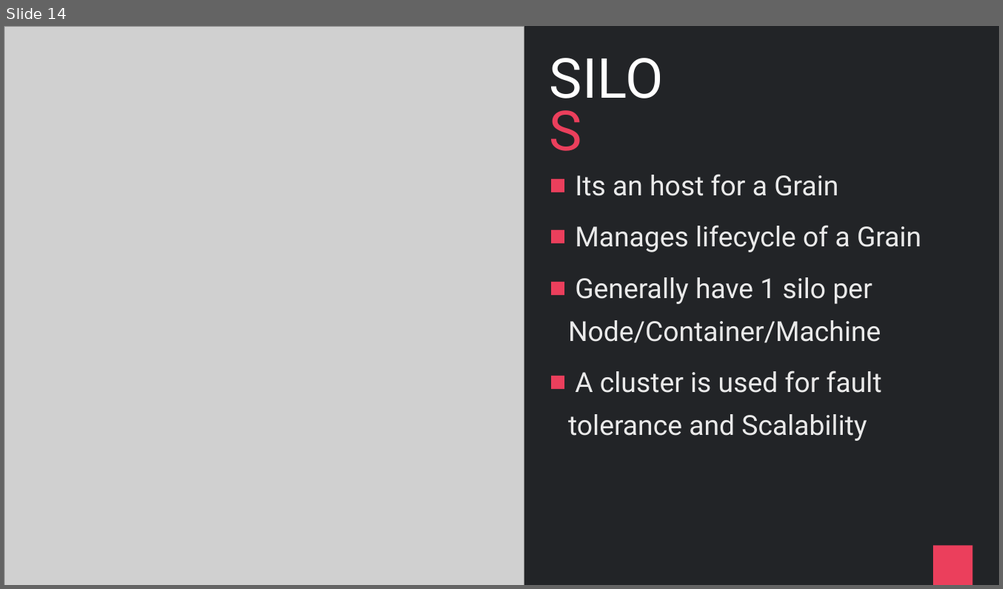
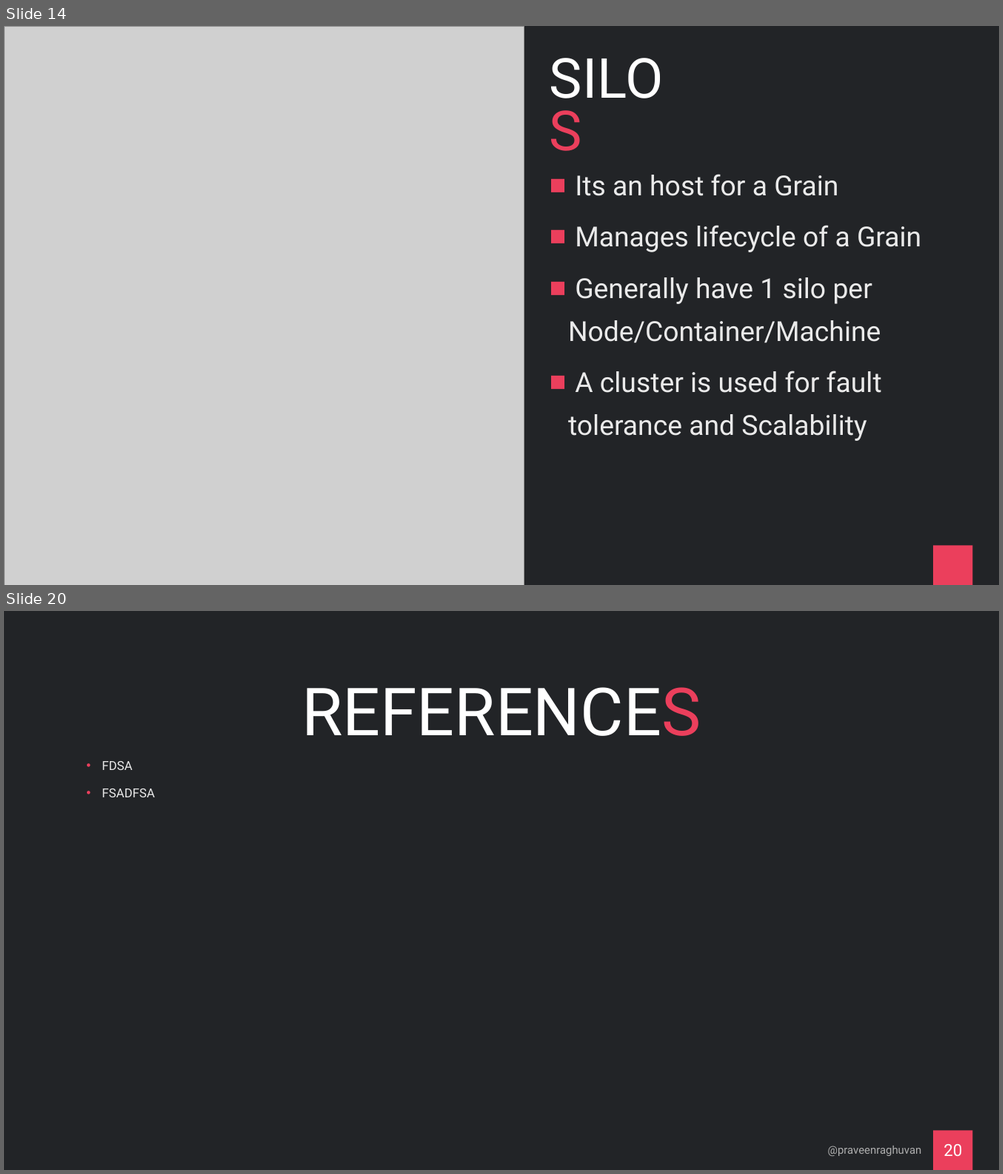
Before and after one commit to praveenraghuvanshi/tech-sessions, a slide deck: drafts/Orleans/ppt/Orleans_draft.pptx. Shown one above the other, each under a label of ours: slide 14 before the commit, slides 14 and 20 after it; the slides between them are not shown. The pictures are 1003x589 and 1003x1174 pixels, drawn with LibreOffice and Linux fonts; fonts in the diff are those of the drawing; grey boxes stand for pictures. Boxes give left, top, right and bottom in pixels: in the first picture for what was removed or moved away, otherwise in the second. Text is boxed around its words. In the diff, an @@ line names an element or a change of style, - is before the commit and + after.

```diff
--- a/drafts/Orleans/ppt/Orleans_draft.pptx
+++ b/drafts/Orleans/ppt/Orleans_draft.pptx
@@ slide 20 added at box(4, 611, 999, 1170), background #222427; not listed: 1 template element that a slide beside it also shows @@
@@ title added at box(301, 687, 700, 736), 96 pt, text #FFFFFF @@
+REFERENCES
@@ text added at box(102, 761, 154, 797), 18 pt, text #EAEAEA @@
+• FDSA
+• FSADFSA
@@ text added at box(828, 1146, 922, 1156), 16 pt, text #B0B0B0 @@
+@praveenraghuvan
@@ page number added at box(943, 1145, 962, 1156), 24 pt, text #FFFFFF @@
+20
```
Also in this commit, not shown: 4 slides changed, 3 other slides added, 66 slides removed, 7 other files.
